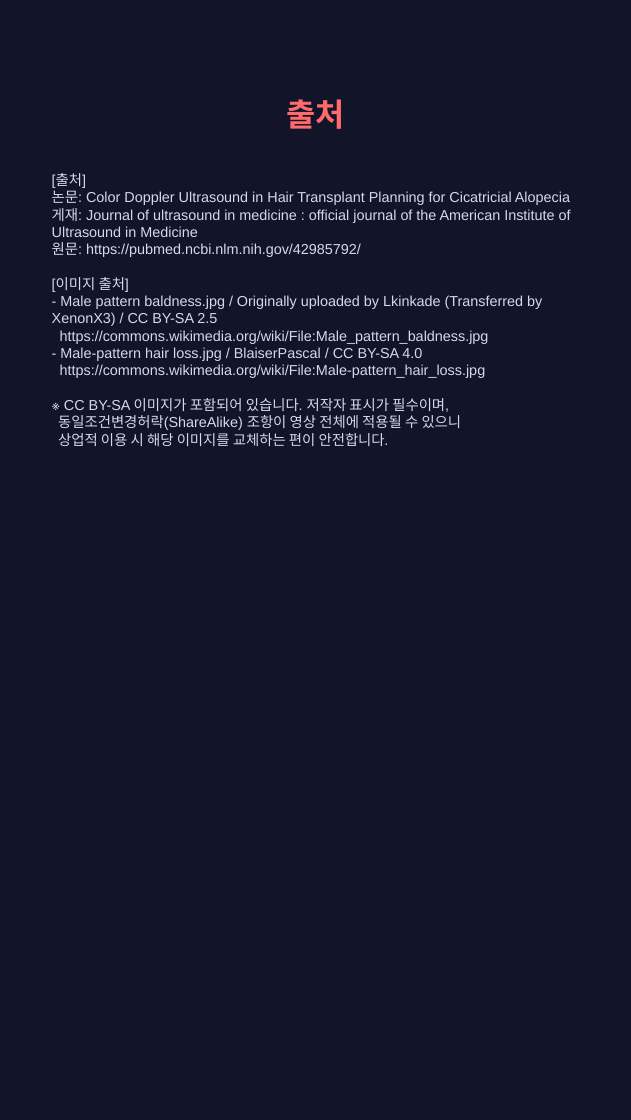
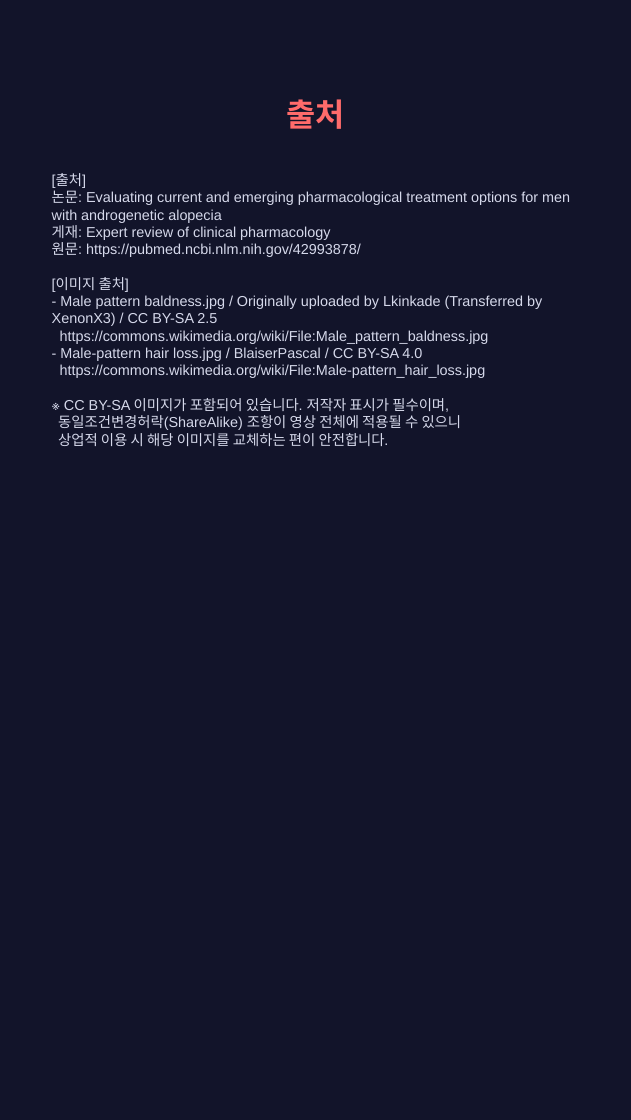
Before and after one commit to hyokang2010-BJ-ANTH/product-builder-test, a slide deck: slide 8 of pwa/data/latest/slides.pptx. Drawn at 631x1120 pixels with LibreOffice and Linux fonts; fonts in the diff are those of the drawing. Boxes give left, top, right and bottom in pixels: in the first picture for what was removed or moved away, otherwise in the second. Text is boxed around its words. In the diff, an @@ line names an element or a change of style, - is before the commit and + after.

```diff
--- a/pwa/data/latest/slides.pptx
+++ b/pwa/data/latest/slides.pptx
@@ text at (52, 173, 570, 446): text changed @@
-[출처]
-논문: Color Doppler Ultrasound in Hair Transplant Planning for Cicatricial Alopecia
-게재: Journal of ultrasound in medicine : official journal of the American Institute of Ultrasound in Medicine
-원문: https://pubmed.ncbi.nlm.nih.gov/42985792/
-[이미지 출처]
-- Male pattern baldness.jpg / Originally uploaded by Lkinkade (Transferred by XenonX3) / CC BY-SA 2.5
-https://commons.wikimedia.org/wiki/File:Male_pattern_baldness.jpg
-- Male-pattern hair loss.jpg / BlaiserPascal / CC BY-SA 4.0
-https://commons.wikimedia.org/wiki/File:Male-pattern_hair_loss.jpg
-※ CC BY-SA 이미지가 포함되어 있습니다. 저작자 표시가 필수이며,
-동일조건변경허락(ShareAlike) 조항이 영상 전체에 적용될 수 있으니
-상업적 이용 시 해당 이미지를 교체하는 편이 안전합니다.
+[출처]
+논문: Evaluating current and emerging pharmacological treatment options for men with androgenetic alopecia
+게재: Expert review of clinical pharmacology
+원문: https://pubmed.ncbi.nlm.nih.gov/42993878/
+[이미지 출처]
+- Male pattern baldness.jpg / Originally uploaded by Lkinkade (Transferred by XenonX3) / CC BY-SA 2.5
+https://commons.wikimedia.org/wiki/File:Male_pattern_baldness.jpg
+- Male-pattern hair loss.jpg / BlaiserPascal / CC BY-SA 4.0
+https://commons.wikimedia.org/wiki/File:Male-pattern_hair_loss.jpg
+※ CC BY-SA 이미지가 포함되어 있습니다. 저작자 표시가 필수이며,
+동일조건변경허락(ShareAlike) 조항이 영상 전체에 적용될 수 있으니
+상업적 이용 시 해당 이미지를 교체하는 편이 안전합니다.
```
Also in this commit, not shown: 3 other slides changed, 2 slides added, 2 slides removed, 26 other files.
